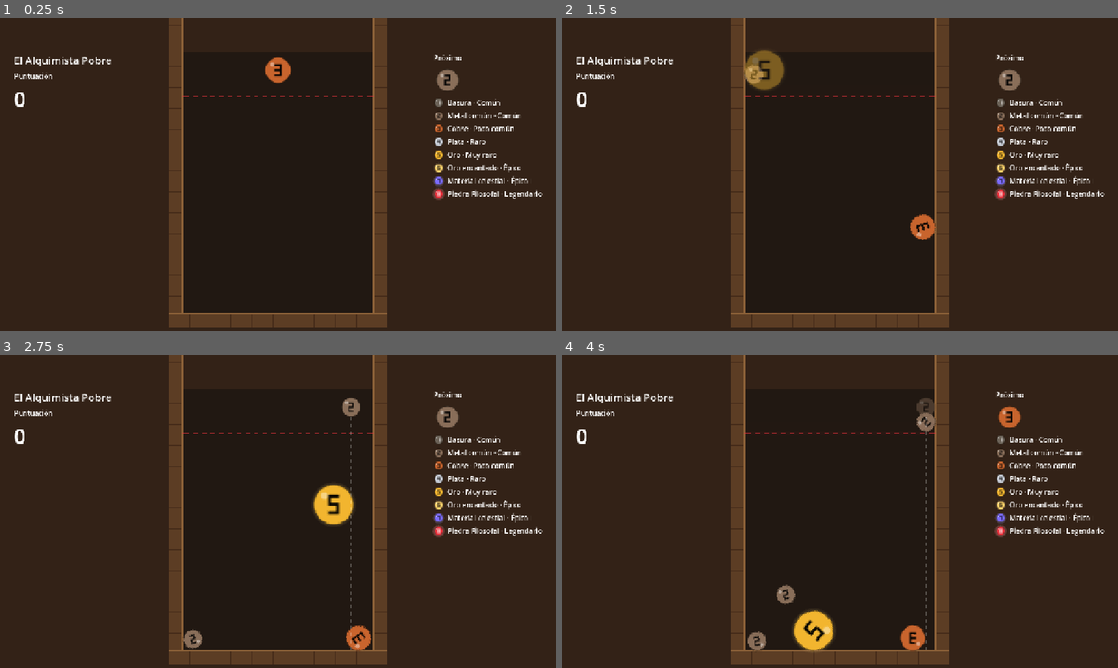
Above: before the commit, frames 1-4 (two rows, left to right).
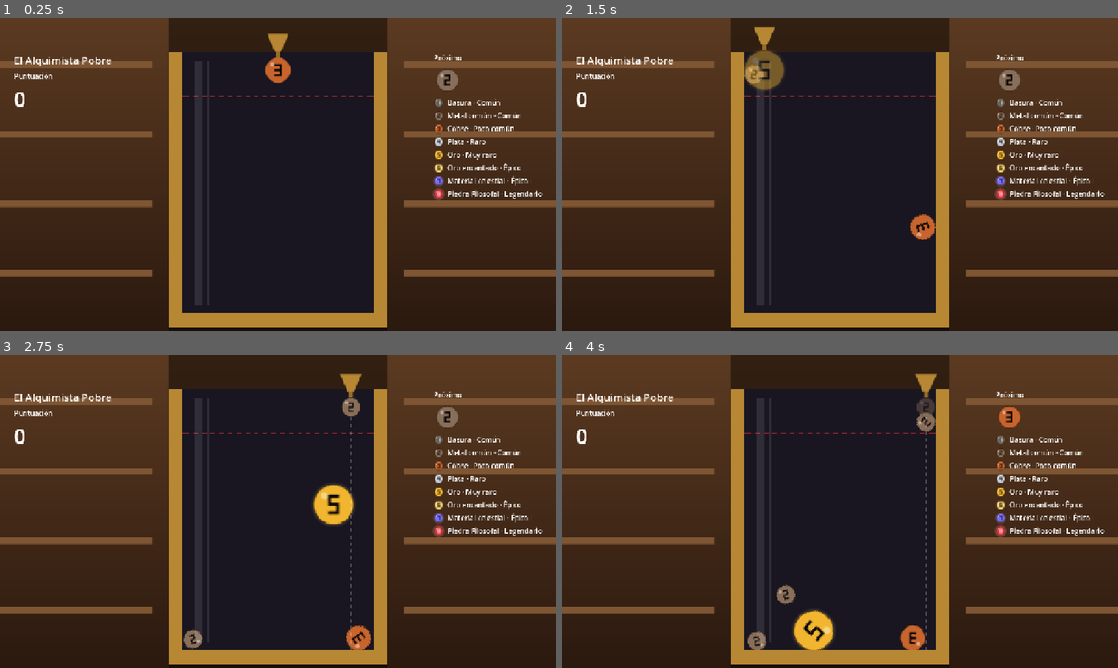
Above: after the commit, the same moments.

Repository: Francisco-Beltran-Millalen/suika-poor-alchemist
Game: Godot game, scene res://game/main.tscn
The game is run twice, just before and just after one commit, with the same random seed, the same clock (stepped at 60 frames per second) and the same inputs.
Inputs (mouse positions are in pixels of both pictures, inside the frame that each line leads up to):
- Up to frame 1 (0.25 s): no input
- Up to frame 2 (1.5 s): tap Enter at 0.5 s; move the mouse to (962, 158) at 0.52 s; hold Space (drop) 0.53-1.25 s; click (962, 158) at 0.67 s; drag from (728, 190) to (812, 237) at 1.27 s
- Up to frame 3 (2.75 s): move the mouse to (333, 442) at 2.02 s; hold Space (drop) from 2.03 s (still down); tap D (aim_right) at 2.1 s; click (333, 442) at 2.17 s
- Up to frame 4 (4 s): release Space (drop) at 2.75 s; drag from (812, 574) to (673, 464) at 2.77 s; move the mouse to (1006, 558) at 3.52 s; hold Shift from 3.53 s (still down); click (1006, 558) at 3.67 s; tap Space (drop) at 3.8 s

The runs differ from the first frame. In frame 1, 31% of the frame differs, in the area x 0-100%, y 0-100%; in frame 2, 31%; in frame 3, 31%; in frame 4, 31%.

Commit message:
feat(escenario): BoardSkin con capas delante y detrás, fondo del taller y artefacto
Co-Authored-By: Claude Sonnet 5.5 <noreply@anthropic.com>

Diff:
--- a/board/board.gd
+++ b/board/board.gd
@@ -6,30 +6,13 @@
 
 const WALL_EXTENSION_ABOVE: float = DangerZone.EXTENSION_ABOVE
 
-const _BACKGROUND_COLOR := Color(0.13, 0.095, 0.07)
-const _WALL_COLOR := Color(0.36, 0.24, 0.14)
-const _WALL_EDGE_COLOR := Color(0.55, 0.38, 0.22)
-const _WALL_GRAIN_COLOR := Color(0.27, 0.17, 0.1)
-const _PLANK_SPACING: float = 48.0
-const _DANGER_COLOR := Color(0.91, 0.2, 0.24, 0.8)
-
 var _config: GameConfig
 
 @onready var danger_zone: DangerZone = $DangerZone
 @onready var pieces_root: Node2D = $Pieces
 @onready var _walls: StaticBody2D = $Walls
-
-
-func _draw() -> void:
-	if _config == null:
-		return
-	var width: float = _config.container_width
-	var height: float = _config.container_height
-	draw_rect(Rect2(0.0, 0.0, width, height), _BACKGROUND_COLOR)
-	for rect: Rect2 in _wall_rects():
-		_draw_wall(rect)
-	draw_dashed_line(Vector2(0.0, _config.danger_line_y), Vector2(width, _config.danger_line_y),
-			_DANGER_COLOR, 2.0, 10.0)
+@onready var _back_visual: BoardVisual = $BackVisual
+@onready var _front_visual: BoardVisual = $FrontVisual
 
 
 ## Construye las tres paredes y la zona de peligro a partir de la configuración.
@@ -49,7 +32,8 @@
 		node.position = rects[i].get_center()
 		_walls.add_child(node)
 	danger_zone.setup(config)
-	queue_redraw()
+	_back_visual.setup(config)
+	_front_visual.setup(config)
 
 
 ## Limita la X de soltado a `[radius, W − radius]`.
@@ -83,25 +67,6 @@
 	return result
 
 
-# Pared de madera: relleno, tablones (juntas) y filo claro hacia el interior.
-func _draw_wall(rect: Rect2) -> void:
-	draw_rect(rect, _WALL_COLOR)
-	var is_floor: bool = rect.size.x > rect.size.y
-	if is_floor:
-		var x: float = rect.position.x + _PLANK_SPACING
-		while x < rect.end.x:
-			draw_line(Vector2(x, rect.position.y), Vector2(x, rect.end.y), _WALL_GRAIN_COLOR, 2.0)
-			x += _PLANK_SPACING
-		draw_line(rect.position, Vector2(rect.end.x, rect.position.y), _WALL_EDGE_COLOR, 3.0)
-	else:
-		var y: float = rect.position.y + _PLANK_SPACING
-		while y < rect.end.y:
-			draw_line(Vector2(rect.position.x, y), Vector2(rect.end.x, y), _WALL_GRAIN_COLOR, 2.0)
-			y += _PLANK_SPACING
-		var inner_x: float = rect.end.x if rect.position.x < 0.0 else rect.position.x
-		draw_line(Vector2(inner_x, rect.position.y), Vector2(inner_x, rect.end.y), _WALL_EDGE_COLOR, 3.0)
-
-
 ## Rectángulos de las paredes (izquierda, derecha, suelo) en coordenadas de tablero.
 func _wall_rects() -> Array[Rect2]:
 	var width: float = _config.container_width
--- a/board/board.tscn
+++ b/board/board.tscn
@@ -1,7 +1,9 @@
-[gd_scene load_steps=3 format=3]
+[gd_scene load_steps=5 format=3]
 
 [ext_resource type="Script" path="res://board/board.gd" id="1_board"]
 [ext_resource type="PackedScene" path="res://board/danger_zone.tscn" id="2_danger"]
+[ext_resource type="Script" path="res://board/board_visual.gd" id="3_visual"]
+[ext_resource type="Resource" path="res://board/board_skin.tres" id="4_skin"]
 
 [node name="Board" type="Node2D"]
 script = ExtResource("1_board")
@@ -12,4 +14,13 @@
 
 [node name="DangerZone" parent="." instance=ExtResource("2_danger")]
 
+[node name="BackVisual" type="Node2D" parent="."]
+script = ExtResource("3_visual")
+skin = ExtResource("4_skin")
+
 [node name="Pieces" type="Node2D" parent="."]
+
+[node name="FrontVisual" type="Node2D" parent="."]
+script = ExtResource("3_visual")
+layer = 1
+skin = ExtResource("4_skin")
--- /dev/null
+++ b/board/board_skin.gd
@@ -0,0 +1,9 @@
+class_name BoardSkin
+extends Resource
+## Aspecto del recipiente. Todas las texturas son opcionales (Anexo A.2 de `06`).
+
+## Interior del frasco, detrás de las piezas. Escala 2× del interior (880×1200).
+@export var back_texture: Texture2D
+## Paredes, suelo y reflejos, delante de las piezas. Escala 2× del exterior (1008×1264).
+@export var front_texture: Texture2D
+@export var danger_color: Color = Color(0.91, 0.2, 0.24, 0.8)
--- /dev/null
+++ b/board/board_skin.tres
@@ -0,0 +1,11 @@
+[gd_resource type="Resource" script_class="BoardSkin" load_steps=4 format=3]
+
+[ext_resource type="Script" path="res://board/board_skin.gd" id="1_skin"]
+[ext_resource type="Texture2D" path="res://assets/sprites/scene/jar_back.png" id="2_back"]
+[ext_resource type="Texture2D" path="res://assets/sprites/scene/jar_front.png" id="3_front"]
+
+[resource]
+script = ExtResource("1_skin")
+back_texture = ExtResource("2_back")
+front_texture = ExtResource("3_front")
+danger_color = Color(0.91, 0.2, 0.24, 0.8)
--- /dev/null
+++ b/board/board_visual.gd
@@ -0,0 +1,87 @@
+class_name BoardVisual
+extends Node2D
+## Dibuja una capa del recipiente: el interior (detrás de las piezas) o las
+## paredes y reflejos (delante). Sin textura, dibuja el placeholder procedural.
+
+enum Layer { BACK, FRONT }
+
+const _BACKGROUND_COLOR := Color(0.13, 0.095, 0.07)
+const _WALL_COLOR := Color(0.36, 0.24, 0.14)
+const _WALL_EDGE_COLOR := Color(0.55, 0.38, 0.22)
+const _WALL_GRAIN_COLOR := Color(0.27, 0.17, 0.1)
+const _PLANK_SPACING: float = 48.0
+
+@export var layer: Layer = Layer.BACK
+@export var skin: BoardSkin
+
+var _config: GameConfig
+
+
+func _draw() -> void:
+	if _config == null:
+		return
+	if layer == Layer.BACK:
+		_draw_back()
+	else:
+		_draw_front()
+
+
+func setup(config: GameConfig) -> void:
+	_config = config
+	queue_redraw()
+
+
+func _draw_back() -> void:
+	var interior := Rect2(0.0, 0.0, _config.container_width, _config.container_height)
+	if skin != null and skin.back_texture != null:
+		draw_texture_rect(skin.back_texture, interior, false)
+	else:
+		draw_rect(interior, _BACKGROUND_COLOR)
+	var danger_color: Color = skin.danger_color if skin != null else BoardSkin.new().danger_color
+	draw_dashed_line(Vector2(0.0, _config.danger_line_y),
+			Vector2(_config.container_width, _config.danger_line_y), danger_color, 2.0, 10.0)
+
+
+# Con textura, el exterior empieza en `y = 0`: la parte de las paredes de
+# colisión que sube por encima de la boca queda invisible a propósito.
+func _draw_front() -> void:
+	if skin != null and skin.front_texture != null:
+		var t: float = _config.wall_thickness
+		draw_texture_rect(skin.front_texture, Rect2(-t, 0.0, _config.container_width + 2.0 * t,
+				_config.container_height + t), false)
+		return
+	for rect: Rect2 in _wall_rects():
+		_draw_wall(rect)
+
+
+# Pared de madera: relleno, tablones (juntas) y filo claro hacia el interior.
+func _draw_wall(rect: Rect2) -> void:
+	draw_rect(rect, _WALL_COLOR)
+	var is_floor: bool = rect.size.x > rect.size.y
+	if is_floor:
+		var x: float = rect.position.x + _PLANK_SPACING
+		while x < rect.end.x:
+			draw_line(Vector2(x, rect.position.y), Vector2(x, rect.end.y), _WALL_GRAIN_COLOR, 2.0)
+			x += _PLANK_SPACING
+		draw_line(rect.position, Vector2(rect.end.x, rect.position.y), _WALL_EDGE_COLOR, 3.0)
+	else:
+		var y: float = rect.position.y + _PLANK_SPACING
+		while y < rect.end.y:
+			draw_line(Vector2(rect.position.x, y), Vector2(rect.end.x, y), _WALL_GRAIN_COLOR, 2.0)
+			y += _PLANK_SPACING
+		var inner_x: float = rect.end.x if rect.position.x < 0.0 else rect.position.x
+		draw_line(Vector2(inner_x, rect.position.y), Vector2(inner_x, rect.end.y), _WALL_EDGE_COLOR, 3.0)
+
+
+# Mismos rectángulos que las paredes de colisión de `Board`. No se llama a
+# `Board` para evitar una referencia circular entre ambas clases.
+func _wall_rects() -> Array[Rect2]:
+	var width: float = _config.container_width
+	var height: float = _config.container_height
+	var t: float = _config.wall_thickness
+	var e: float = DangerZone.EXTENSION_ABOVE
+	var rects: Array[Rect2] = []
+	rects.append(Rect2(-t, -e, t, height + e))
+	rects.append(Rect2(width, -e, t, height + e))
+	rects.append(Rect2(-t, height, width + 2.0 * t, t))
+	return rects
--- a/game/main.tscn
+++ b/game/main.tscn
@@ -12,6 +12,8 @@
 [ext_resource type="Script" path="res://ui/effects_layer.gd" id="10_effects"]
 [ext_resource type="PackedScene" path="res://ui/game_ui.tscn" id="11_ui"]
 [ext_resource type="Script" path="res://ui/debug_controller.gd" id="12_debug"]
+[ext_resource type="Texture2D" path="res://assets/sprites/scene/workshop_background.png" id="17_workshop"]
+[ext_resource type="Texture2D" path="res://assets/sprites/scene/alchemist_dropper.png" id="18_dropper"]
 [ext_resource type="Script" path="res://piece/spawn/spawn_strategy.gd" id="16_strategy"]
 [ext_resource type="Resource" path="res://piece/spawn/spawn_suika_classic.tres" id="13_classic"]
 [ext_resource type="Resource" path="res://piece/spawn/spawn_uniform_1_4.tres" id="14_uniform"]
@@ -21,12 +23,27 @@
 script = ExtResource("1_main")
 debug_strategies = Array[ExtResource("16_strategy")]([ExtResource("13_classic"), ExtResource("14_uniform"), ExtResource("15_weighted")])
 
+[node name="Background" type="CanvasLayer" parent="."]
+layer = -1
+
+[node name="Workshop" type="TextureRect" parent="Background"]
+anchors_preset = 15
+anchor_right = 1.0
+anchor_bottom = 1.0
+grow_horizontal = 2
+grow_vertical = 2
+mouse_filter = 2
+texture = ExtResource("17_workshop")
+expand_mode = 1
+stretch_mode = 6
+
 [node name="World" type="Node2D" parent="."]
 
 [node name="Board" parent="World" instance=ExtResource("2_board")]
 
 [node name="DropPreview" type="Node2D" parent="World"]
 script = ExtResource("3_preview")
+dropper_texture = ExtResource("18_dropper")
 
 [node name="EffectsLayer" type="Node2D" parent="World"]
 script = ExtResource("10_effects")
--- a/tests/unit/test_board.gd
+++ b/tests/unit/test_board.gd
@@ -77,3 +77,18 @@
 	assert_eq(_board.pieces_root.process_mode, Node.PROCESS_MODE_DISABLED)
 	_board.set_frozen(false)
 	assert_eq(_board.pieces_root.process_mode, Node.PROCESS_MODE_INHERIT)
+
+
+func test_visual_layers_surround_the_pieces() -> void:
+	var back: Node = _board.get_node("BackVisual")
+	var front: Node = _board.get_node("FrontVisual")
+	assert_lt(back.get_index(), _board.pieces_root.get_index(), "BackVisual va antes de Pieces")
+	assert_gt(front.get_index(), _board.pieces_root.get_index(), "FrontVisual va después de Pieces")
+	assert_eq((back as BoardVisual).layer, BoardVisual.Layer.BACK)
+	assert_eq((front as BoardVisual).layer, BoardVisual.Layer.FRONT)
+
+
+func test_board_keeps_walls_and_danger_zone_after_refactor() -> void:
+	assert_eq(_board.get_node("Walls").get_child_count(), 3)
+	assert_not_null(_board.danger_zone)
+	assert_not_null(_board.danger_zone.get_node("CollisionShape2D").shape)
--- /dev/null
+++ b/tests/unit/test_board_visual.gd
@@ -0,0 +1,47 @@
+extends GutTest
+
+const DataFactory := preload("res://tests/helpers/data_factory.gd")
+
+
+func _make(layer: BoardVisual.Layer, skin: BoardSkin) -> BoardVisual:
+	var visual := BoardVisual.new()
+	visual.layer = layer
+	visual.skin = skin
+	add_child_autofree(visual)
+	visual.setup(DataFactory.make_config())
+	return visual
+
+
+func _square(side: int) -> ImageTexture:
+	return ImageTexture.create_from_image(Image.create(side, side, false, Image.FORMAT_RGBA8))
+
+
+func test_null_skin_draws_the_procedural_fallback_in_both_layers() -> void:
+	for layer: BoardVisual.Layer in [BoardVisual.Layer.BACK, BoardVisual.Layer.FRONT]:
+		var visual: BoardVisual = _make(layer, null)
+		await wait_process_frames(2)
+		assert_true(is_instance_valid(visual), "capa %d sin skin" % layer)
+
+
+func test_skin_without_textures_draws_the_procedural_fallback_in_both_layers() -> void:
+	for layer: BoardVisual.Layer in [BoardVisual.Layer.BACK, BoardVisual.Layer.FRONT]:
+		var visual: BoardVisual = _make(layer, BoardSkin.new())
+		await wait_process_frames(2)
+		assert_true(is_instance_valid(visual), "capa %d con skin vacío" % layer)
+
+
+func test_skin_with_textures_draws_in_both_layers() -> void:
+	var skin := BoardSkin.new()
+	skin.back_texture = _square(32)
+	skin.front_texture = _square(32)
+	for layer: BoardVisual.Layer in [BoardVisual.Layer.BACK, BoardVisual.Layer.FRONT]:
+		var visual: BoardVisual = _make(layer, skin)
+		await wait_process_frames(2)
+		assert_true(is_instance_valid(visual), "capa %d con texturas" % layer)
+
+
+func test_draw_before_setup_does_nothing() -> void:
+	var visual := BoardVisual.new()
+	add_child_autofree(visual)
+	await wait_process_frames(2)
+	assert_true(is_instance_valid(visual))
--- a/tests/unit/test_real_data.gd
+++ b/tests/unit/test_real_data.gd
@@ -73,3 +73,10 @@
 		if piece.texture != null:
 			assert_eq(piece.texture.resource_path,
 					"res://assets/sprites/pieces/%s.png" % piece.id, "ruta de %s" % piece.id)
+
+
+func test_board_skin_points_to_the_jar_sprites() -> void:
+	var skin := load("res://board/board_skin.tres") as BoardSkin
+	assert_not_null(skin)
+	assert_eq(skin.back_texture.resource_path, "res://assets/sprites/scene/jar_back.png")
+	assert_eq(skin.front_texture.resource_path, "res://assets/sprites/scene/jar_front.png")
--- a/ui/drop_preview.gd
+++ b/ui/drop_preview.gd
@@ -4,6 +4,11 @@
 
 const _GUIDE_COLOR := Color(1.0, 1.0, 1.0, 0.25)
 const _COOLDOWN_ALPHA: float = 0.4
+
+## Sprite opcional del artefacto del alquimista, sobre la pieza ACTUAL.
+@export var dropper_texture: Texture2D
+## Lado en px de juego con el que se dibuja (el PNG es de 256: 4× de resolución).
+@export var dropper_size: float = 64.0
 
 var _state: GameState
 var _config: GameConfig
@@ -22,6 +27,10 @@
 	draw_dashed_line(origin + Vector2(0.0, data.radius), Vector2(_aim_x, _config.container_height),
 			_GUIDE_COLOR, 2.0, 8.0)
 	PieceVisual.draw_piece(self, data, origin, data.radius, alpha)
+	if dropper_texture != null:
+		# Su borde inferior queda justo encima de la pieza, también en el cooldown.
+		var top_left := Vector2(_aim_x - dropper_size / 2.0, _config.spawn_y - data.radius - dropper_size)
+		draw_texture_rect(dropper_texture, Rect2(top_left, Vector2(dropper_size, dropper_size)), false)
 
 
 func setup(state: GameState, drop_system: DropSystem, config: GameConfig) -> void:
Not shown, added: board/board_skin.gd.uid
Not shown, added: board/board_visual.gd.uid
Not shown: 1 places in game/main.tscn that only renumber resources
Not shown, added: tests/unit/test_piece_visual.gd.uid
Not shown, changed: docs/02_technical_design.md
Not shown, changed: docs/07_diseno_presentacion.md
